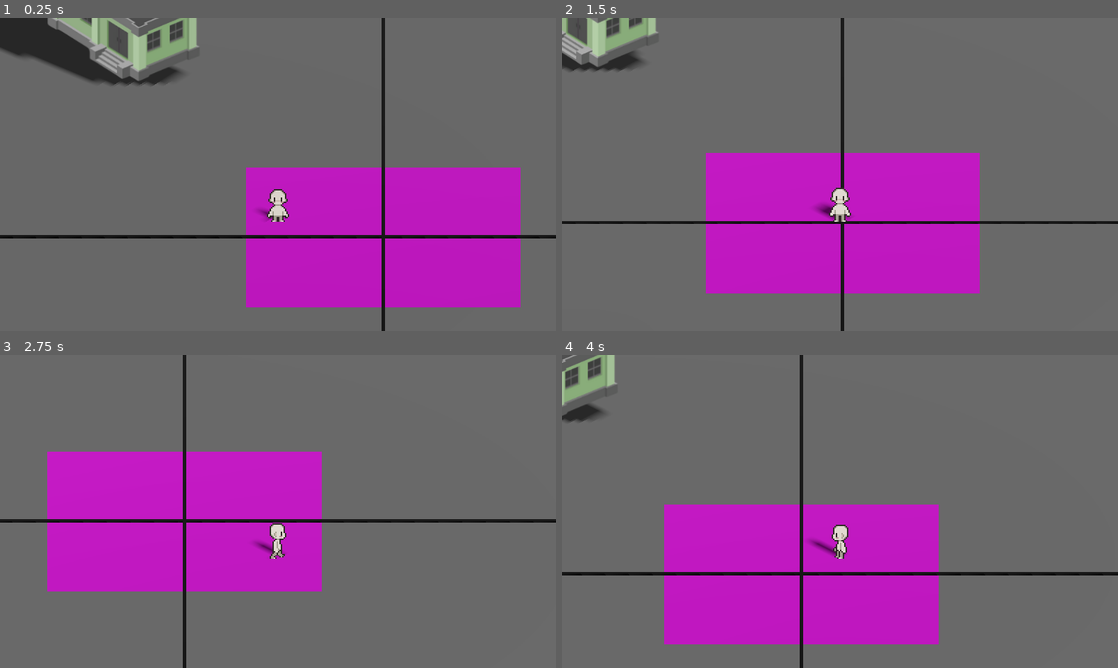
Above: before the commit, frames 1-4 (two rows, left to right).
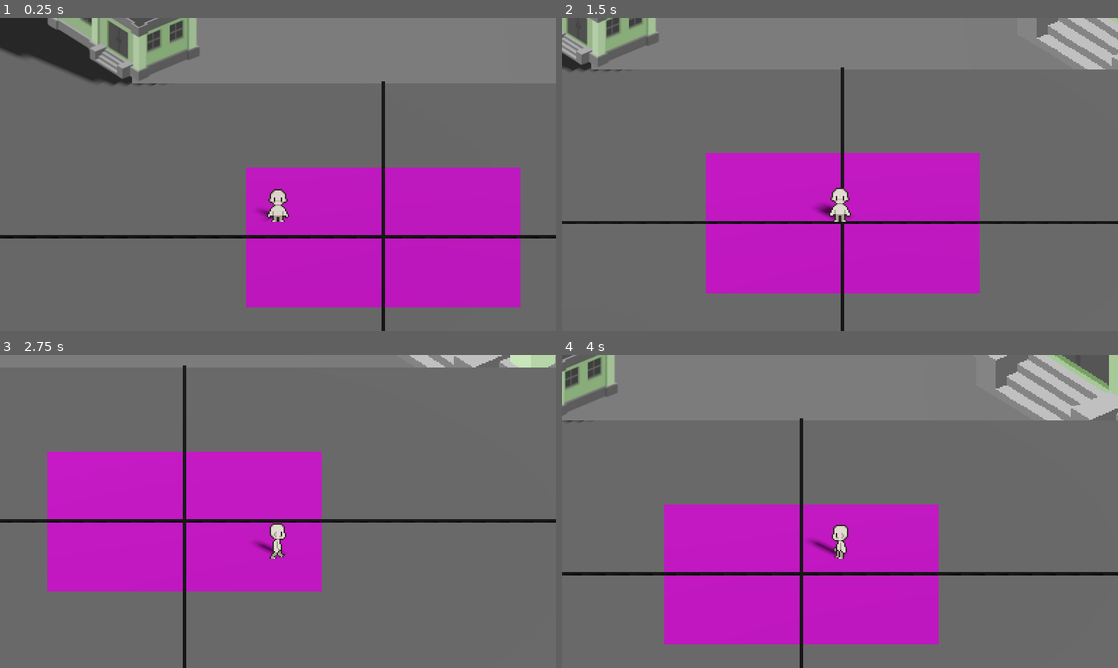
Above: after the commit, the same moments.

Repository: AkiraNim/Van-Gogh-Game
Game: Godot game, scene res://Scenes/Test_Scenes/test_scene2.tscn
Same seed, same stepped clock (60 frames per second), same inputs: the game is played once before the commit and once after it.
Inputs:
- Up to frame 1 (0.25 s): no input
- Up to frame 2 (1.5 s): tap Enter (ui_accept) at 0.5, 0.77 s; hold Right (move_right) 0.53-1.28 s; hold Down (move_down) from 1.28 s (still down)
- Up to frame 3 (2.75 s): tap Enter (ui_accept) at 1.52 s; release Down (move_down) at 2.03 s; hold Right (move_right) from 2.03 s (still down)
- Up to frame 4 (4 s): release Right (move_right) at 2.78 s; hold Up (move_up) 2.78-3.53 s; tap Enter (ui_accept) at 3.02, 3.77 s; hold Left (move_left) from 3.53 s (still down)

The runs differ from the first frame. In frame 1, 0.5% of the frame differs, in the area x 23-100%, y 0-21%; in frame 2, 2.7%; in frame 3, 1.0%; in frame 4, 4.4%, in the area x 0-100%, y 0-21%.

Commit message:
Update test_scene2.tscn

Diff:
--- a/van-gogh-game/Scenes/Test_Scenes/test_scene2.tscn
+++ b/van-gogh-game/Scenes/Test_Scenes/test_scene2.tscn
@@ -4,7 +4,7 @@
 [ext_resource type="Texture2D" uid="uid://d3nnvb8ratflu" path="res://Assets/Scenarios/Buildings/Test/Design sem nome (2).png" id="1_s7h03"]
 [ext_resource type="Texture2D" uid="uid://b2dn3s0cec523" path="res://Assets/Scenarios/Buildings/Design sem nome.png" id="2_c5kmp"]
 [ext_resource type="Script" uid="uid://dgqnpgd1l31ob" path="res://Scripts/Test_Scripts/player_test2(16x32).gd" id="2_h6hbo"]
-[ext_resource type="Texture2D" uid="uid://d3d00n2geeqw8" path="res://Assets/Scenarios/Buildings/Test/church-removebg-preview.png" id="2_pt8oq"]
+[ext_resource type="Texture2D" uid="uid://d3da12vixdgex" path="res://Assets/Scenarios/Buildings/Test/Captura de tela 2025-09-28 011707.png" id="2_pt8oq"]
 [ext_resource type="PackedScene" uid="uid://dpul6ki1565qd" path="res://Scenes/Test_Scenes/camera_3d.tscn" id="3_h6hbo"]
 [ext_resource type="SpriteFrames" uid="uid://c34islyd00pxg" path="res://SpriteFrames/player_sprite_frame 16x32.tres" id="4_h6hbo"]
 
